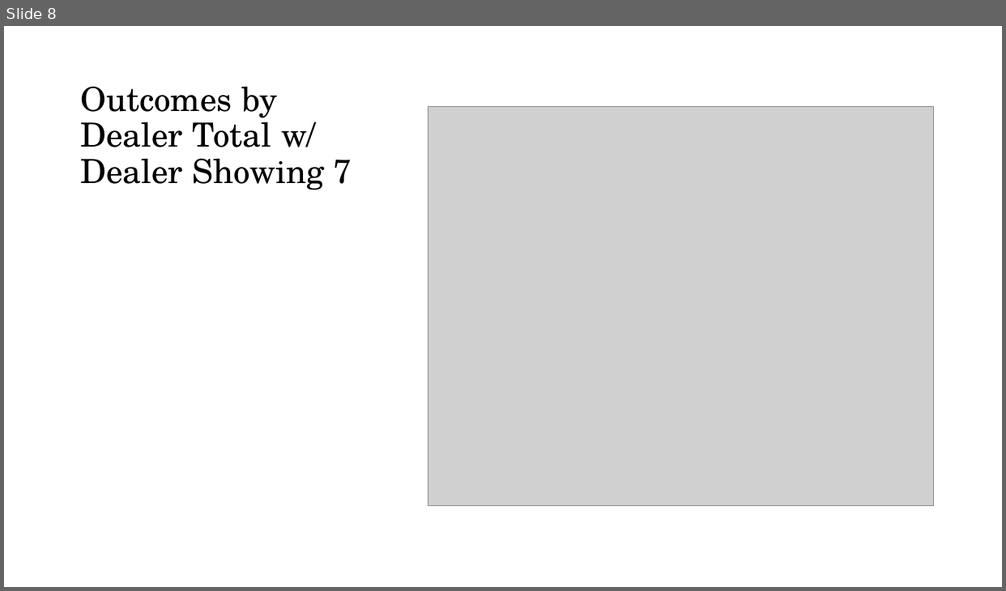
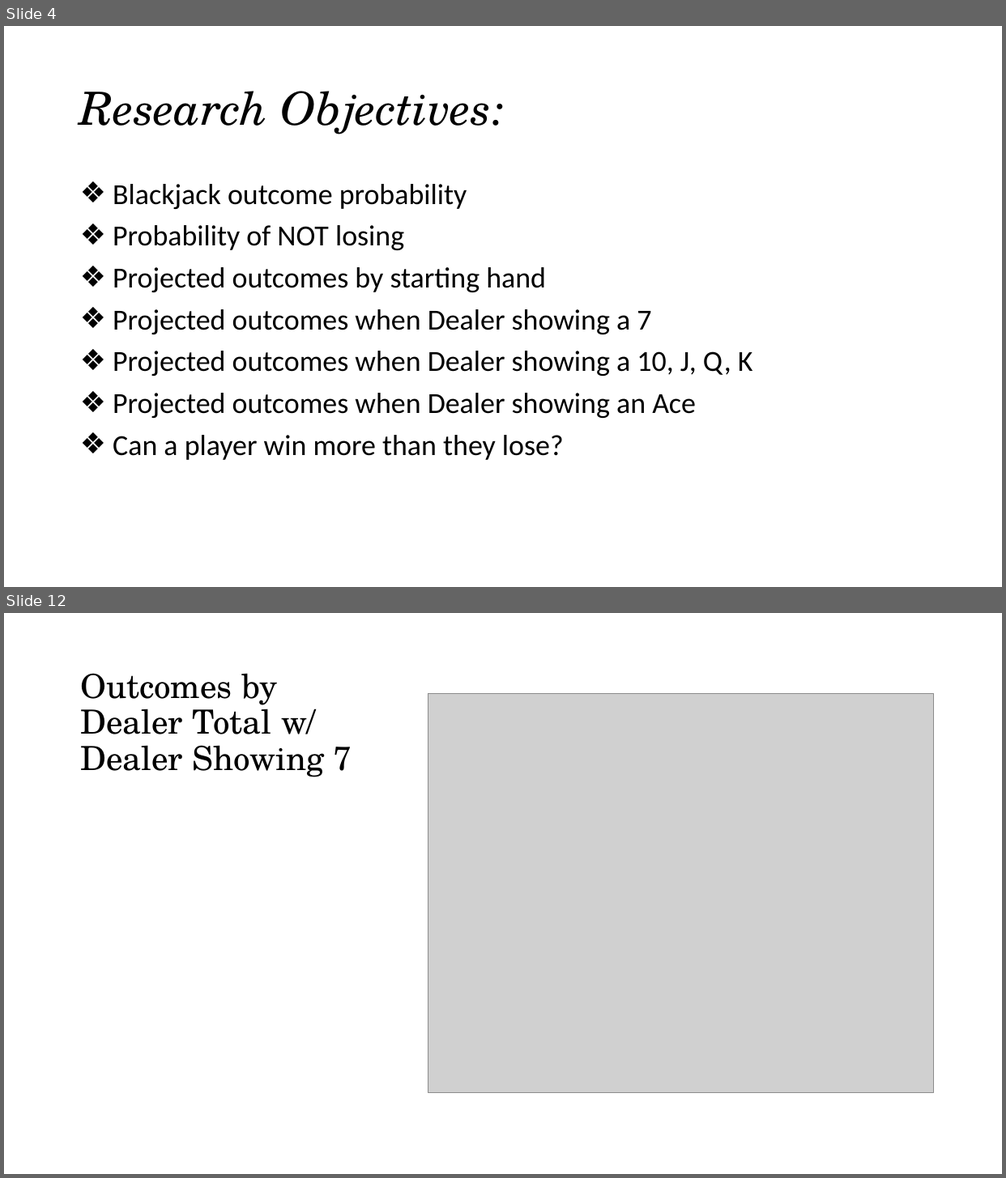
Before and after one commit to anirahul/Team_Carolina, a slide deck: Dean/Project1_Blackjack_v2.pptx. Shown one above the other, each under a label of ours: slide 8 before the commit, slides 4 and 12 after it; the slides between them are not shown. The pictures are 1006x591 and 1006x1178 pixels, drawn with LibreOffice and Linux fonts; fonts in the diff are those of the drawing; grey boxes stand for pictures; background and template pictures are left out. Boxes give left, top, right and bottom in pixels: in the first picture for what was removed or moved away, otherwise in the second. Text is boxed around its words. In the diff, an @@ line names an element or a change of style, - is before the commit and + after.

```diff
--- a/Dean/Project1_Blackjack_v2.pptx
+++ b/Dean/Project1_Blackjack_v2.pptx
@@ slide 4 added at <box>4,26,1002,587</box>, background picture (left out) @@
@@ title added at <box>80,91,505,135</box>, 44 pt, text #000000, italic @@
+Research Objectives:
@@ text added at <box>113,184,753,460</box>, 28 pt, text #000000 @@
+❖ Blackjack outcome probability
+❖ Probability of NOT losing
+❖ Projected outcomes by starting hand
+❖ Projected outcomes when Dealer showing a 7
+❖ Projected outcomes when Dealer showing a 10, J, Q, K
+❖ Projected outcomes when Dealer showing an Ace
+❖ Can a player win more than they lose?
@@ what was slide 8 is now slide 12 @@
```
Also in this commit, not shown: 4 slides changed, 2 other slides added, 1 slide removed, 5 other files.
